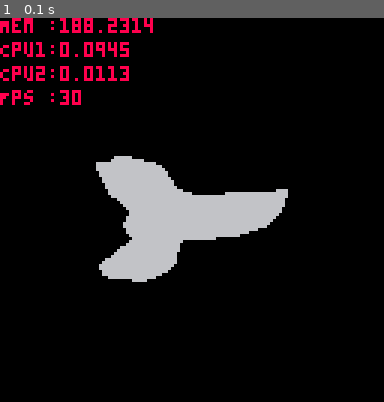
Above: before the commit, frame 1.
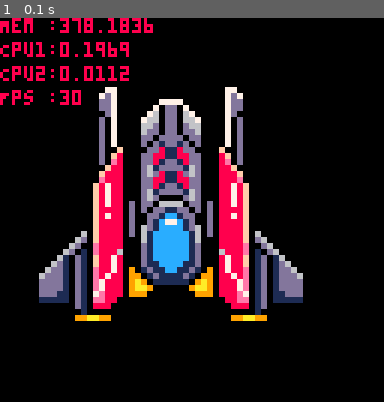
Above: after the commit, the same moment.

Repository: kiiro94/GGJ2020
Game: PICO-8 cartridge ggj2020.p8
Same seed, same stepped clock (60 frames per second), same inputs: the game is played once before the commit and once after it.
Inputs:
- Up to frame 1 (0.1 s): no input

The runs differ from the first frame. In frame 1, 20% of the frame differs, in the area x 10-79%, y 0-79%.

Commit message:
ship sprite

Diff:
--- a/ggj2020.p8
+++ b/ggj2020.p8
@@ -26,12 +26,13 @@
 
 function getStruct()
    cls()
-   spr(1, 32, 32, 8, 8)
+   spr(1, 0, 0, 16, 16)
    struct = {}
    for j=0,127 do
 	  for i=0,127 do
-		 if pget(i,j)!=0 then
-			add(struct, makePoint(i, j, 6))
+       pt = pget(i,j)
+		 if pt!=0 then
+			add(struct, makePoint(i, j, pt))
 		 end
 	  end
    end
@@ -88,8 +89,6 @@
    cls()
    drawStruct()
 
-   circ(64+sin(t)*8, 64, 2, 6)
-
    print("Mem :"..stat(0), 0,  0, 8)
    print("Cpu1:"..stat(1), 0,  8, 8)
    print("Cpu2:"..stat(2), 0, 16, 8)
Not shown, changed: 91 lines of the sprite sheet (__gfx__) section of ggj2020.p8
Not shown, added: ship.png
